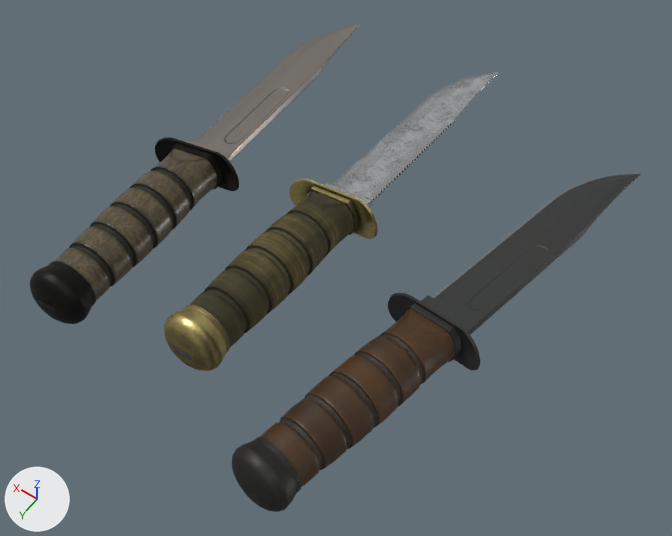
Renders of the glTF model docs/kysgo/models/kabar.glb from each side of a commit.
One viewpoint serves both versions: a camera (50 mm lens) standing at (-6.47, 9.65, 12.94) and looking at (-0.58, 1.4, -0.02). The lights are fixed; the arrows at lower left show +X, +Y and +Z. The older version comes first. Where no turn or scale is listed for an object, it has been applied to the vertices.
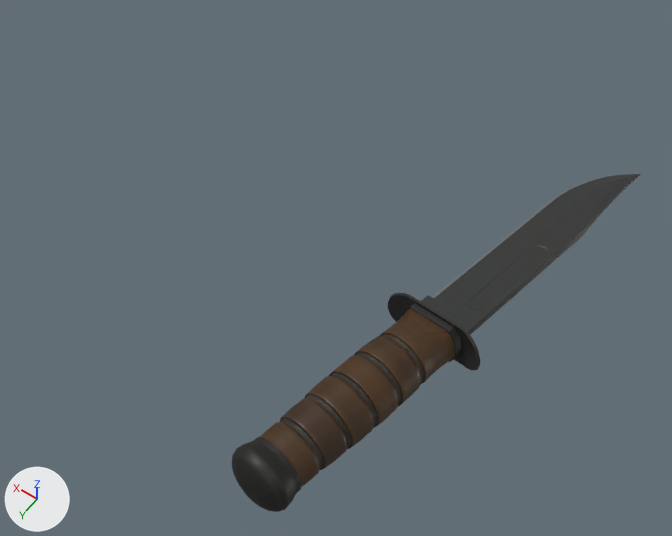
Pixel boxes (x1, y1, x2, y2) of what changed, in the pictures (672 x 536 px):
'Object_4', no longer drawn: before (164, 72, 499, 371)
'Object_3', no longer drawn: before (30, 24, 361, 324)

Diff of the bpy script that builds the scene:
```diff
--- a/docs/kysgo/models/kabar.glb.py
+++ b/docs/kysgo/models/kabar.glb.py
@@ ob_object_3 @@
-ob_object_3 = bpy.data.objects.new('Object_3', me_object_1)
+ob_object_3 = bpy.data.objects.new('Object_3', None)
 ob_object_3.parent = ob_ka_bar_pack_obj_cleaner_materialmerger_gles
@@ ob_object_4 @@
-ob_object_4 = bpy.data.objects.new('Object_4', me_object_2)
+ob_object_4 = bpy.data.objects.new('Object_4', None)
 ob_object_4.parent = ob_ka_bar_pack_obj_cleaner_materialmerger_gles
```
